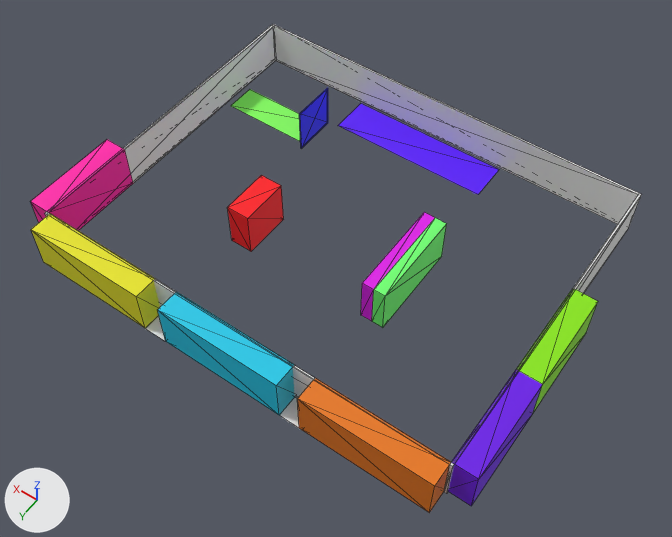
Renders of the COLLADA model src/pinky_pro/pinky_gz_sim/models/shop/meshes/shop.dae from each side of a commit.
Rendered twice from a camera (50 mm lens) standing at (-0.475, 2.685, 2.881) and looking at (0.834, 0.853, 0.001). The lights are fixed; the arrows at lower left show +X, +Y and +Z. The first picture is the older version. Mesh edges are drawn as thin lines. Where no turn or scale is listed for an object, it has been applied to the vertices.

The first picture shows 'pinky_wait_section', 'sectinon_meat', 'section_beverage', 'section_electronics', 'section_refriger', 'section_seafood', 'section_snacks', 'section_vegetable', 'wall_east', 'wall_south', 'wall_west', 'wc' and 6 more.
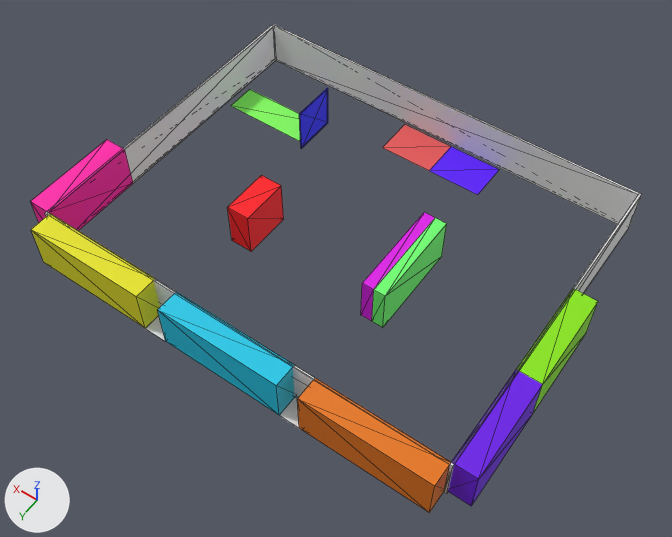
Boxes (x1, y1, x2, y2) around the edits, measured in the pictures (672 x 537 px):
'pinky_wait_section', reshaped (27% narrower, 23% shorter): before (338, 104, 499, 195); after (382, 125, 499, 195)

The edits, one by one:
Material 'Material.p2' (mat_material_p2) is new.
Its base color is (0.8, 0.1, 0.1) (red #e75959).
me_pinky_wait is used by ob_pinky_wait_section; location (0.0, 0.0, 0.0).
Verts and faces of me_pinky_wait; kept vertices keep their numbers, new ones are numbered from 4.
Before the commit, vertices of me_pinky_wait: 0 (0.579, 0.01, 0.0) at pixel (499, 169), 1 (0.579, 0.19, 0.0) at pixel (478, 194), 2 (1.297, 0.19, 0.0) at pixel (337, 125), 3 (1.297, 0.01, 0.0) at pixel (360, 103).
me_pinky_wait had 4 vertices, 2 faces and spanned x 0.579..1.297, y 0.01..0.19, z 0.0.
me_pinky_wait now has 6 vertices, 4 faces and spans x 0.579..1.059, y 0.01..0.19, z 0.0.
Part 1, on me_pinky_wait:
Vertices deleted: 2, 3 (with the faces that use them).
New vertex 4 is at (0.819, 0.01, 0.0), pixel (451, 146).
New vertex 5 is at (0.819, 0.19, 0.0), pixel (429, 170).
New vertex 6 is at (1.059, 0.01, 0.0), pixel (404, 124).
New vertex 7 is at (1.059, 0.19, 0.0), pixel (382, 147).
New faces: (0, 4, 5), (0, 5, 1) (mat_material_020 (purple #5c0cff)).
New faces: (4, 6, 7), (4, 7, 5) (mat_material_p2 (red #e75959)).
me_pinky_wait gains material mat_material_p2 (red #e75959).
